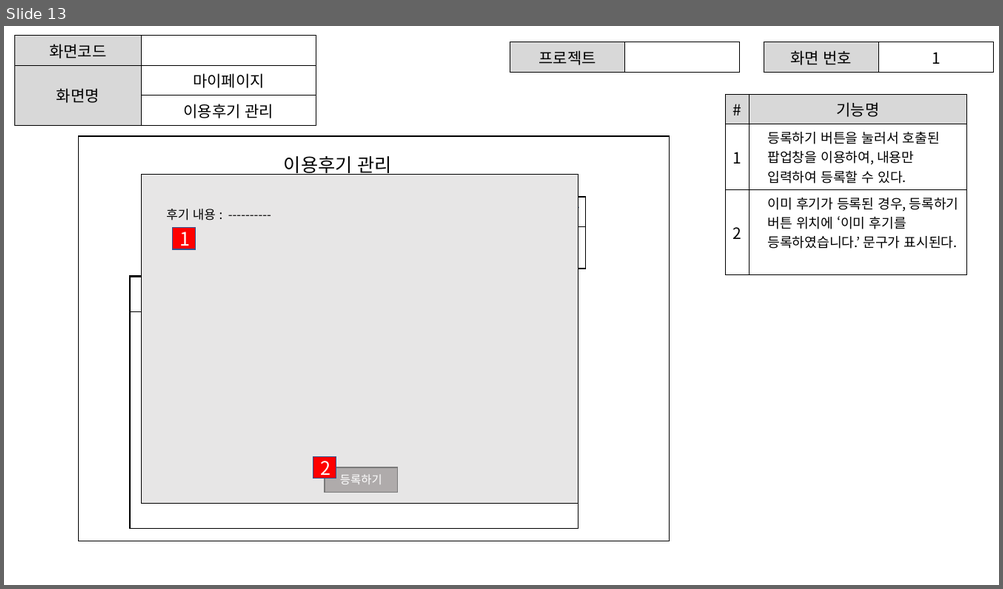
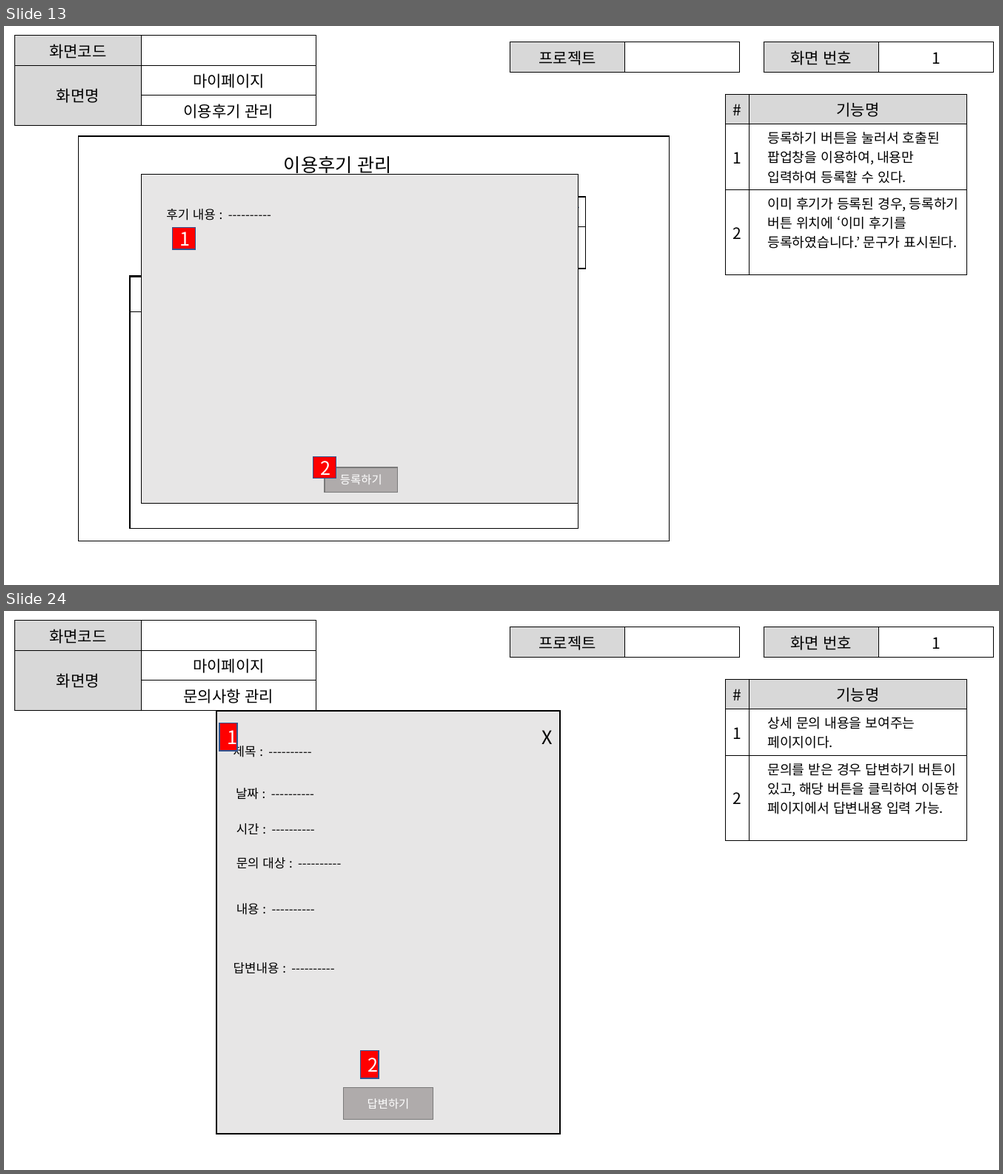
Before and after one commit to ezenteam2/e-Zone, a slide deck: gr2_lhj/마이페이지.pptx. Shown one above the other, each under a label of ours: slide 13 before the commit, slides 13 and 24 after it; the slides between them are not shown. The pictures are 1003x589 and 1003x1174 pixels, drawn with LibreOffice and Linux fonts; fonts in the diff are those of the drawing. Boxes give left, top, right and bottom in pixels: in the first picture for what was removed or moved away, otherwise in the second. Text is boxed around its words. In the diff, an @@ line names an element or a change of style, - is before the commit and + after.

```diff
--- a/gr2_lhj/마이페이지.pptx
+++ b/gr2_lhj/마이페이지.pptx
@@ slide 24 added at bbox=[4, 611, 999, 1170], background #FFFFFF @@
@@ table added at bbox=[14, 621, 316, 706], 3 rows, 2 columns @@
+화면코드 | 
+화면명 | 마이페이지
+ | 문의사항 관리
@@ table added at bbox=[510, 627, 740, 653], 1 rows, 2 columns @@
+프로젝트 | 
@@ table added at bbox=[763, 627, 993, 653], 1 rows, 2 columns @@
+화면 번호 | 1
@@ table added at bbox=[726, 680, 967, 817], 3 rows, 2 columns @@
+# | 기능명
+1 | 상세 문의 내용을 보여주는 페이지이다.
+2 | 문의를 받은 경우 답변하기 버튼이 있고, 해당 버튼을 클릭하여 이동한 페이지에서 답변내용 입력 가능.
@@ group added at bbox=[216, 711, 560, 1134]: 7 texts, 4 rectangles @@
+제목 : ----------
+날짜 : ----------
+시간 : ----------
+문의 대상 : ----------
+내용 : ----------
+답변내용 : ----------
+답변하기
+X
+1
+2
```
Also in this commit, not shown: 12 other slides added, 2 other files.
